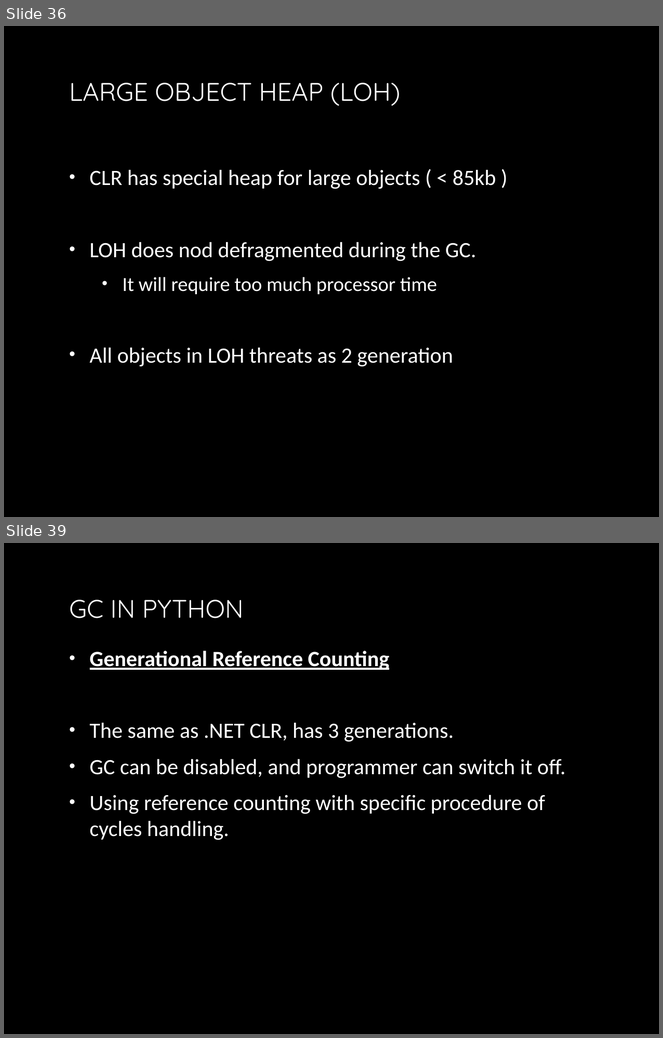
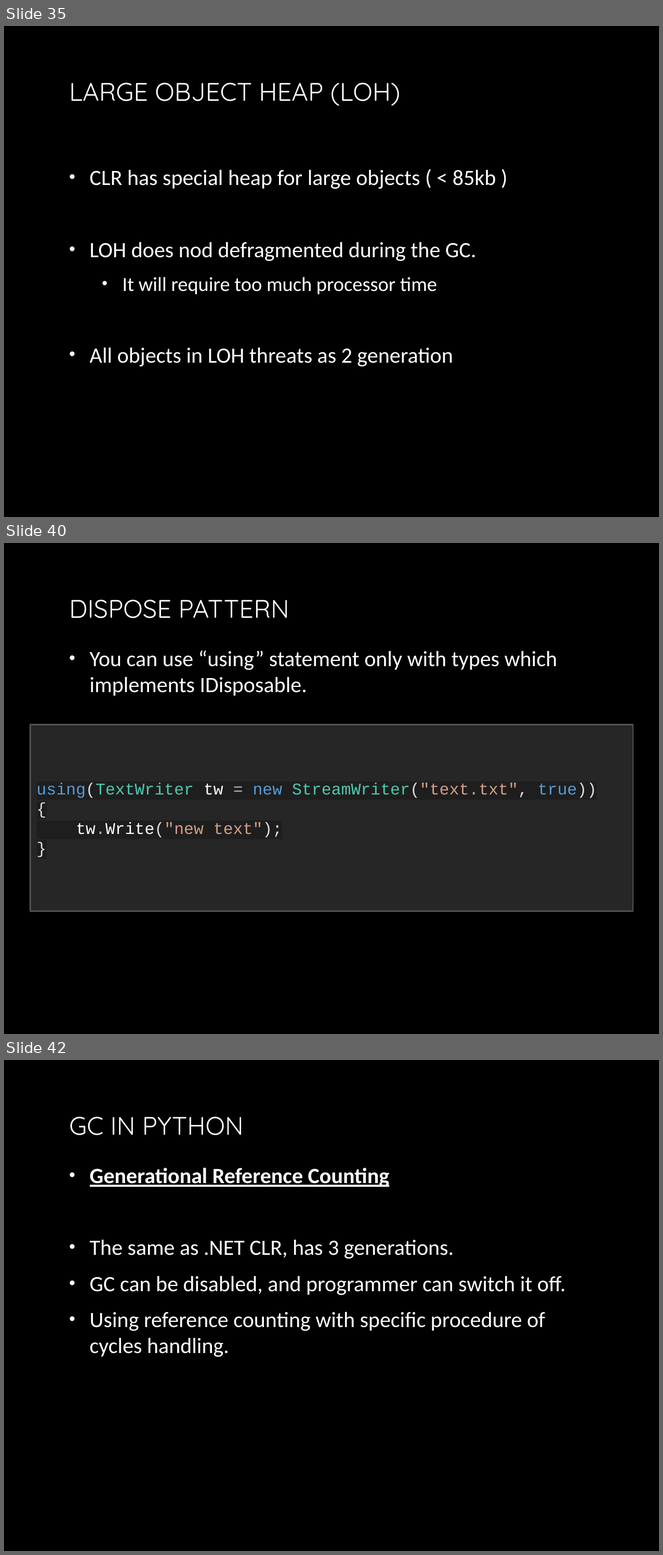
Before and after one commit to yuriyshapovalov/slides, a slide deck: ppt/Garbage collection in dotnet.pptx. Shown one above the other, each under a label of ours: slides 36 and 39 before the commit, slides 35, 40 and 42 after it; the slides between them are not shown. The pictures are 663x1038 and 663x1555 pixels, drawn with LibreOffice and Linux fonts; fonts in the diff are those of the drawing; background and template pictures are left out. Boxes give left, top, right and bottom in pixels: in the first picture for what was removed or moved away, otherwise in the second. Text is boxed around its words. In the diff, an @@ line names an element or a change of style, - is before the commit and + after.

```diff
--- a/ppt/Garbage collection in dotnet.pptx
+++ b/ppt/Garbage collection in dotnet.pptx
@@ slide 40 added at [4,543,659,1034], background picture (left out) @@
@@ title added at [69,600,289,618], 28 pt, text gradient #FFFFFF to #BFBFBF @@
+DISPOSE PATTERN
@@ text added at [90,651,557,696], 24 pt, text gradient #FFFFFF to #BFBFBF @@
+• You can use “using” statement only with types which implements IDisposable.
@@ rectangle added at [30,724,634,911], fill #262626, outline #525252 1.5 pt, 18 pt, text #4EC9B0 @@
+using(TextWriter tw = new StreamWriter("text.txt", true))
+{
+tw.Write("new text");
+}
@@ what was slide 36 is now slide 35 @@
@@ what was slide 39 is now slide 42 @@
```
Also in this commit, not shown: 3 slides changed, 3 other slides added, 1 slide removed.
